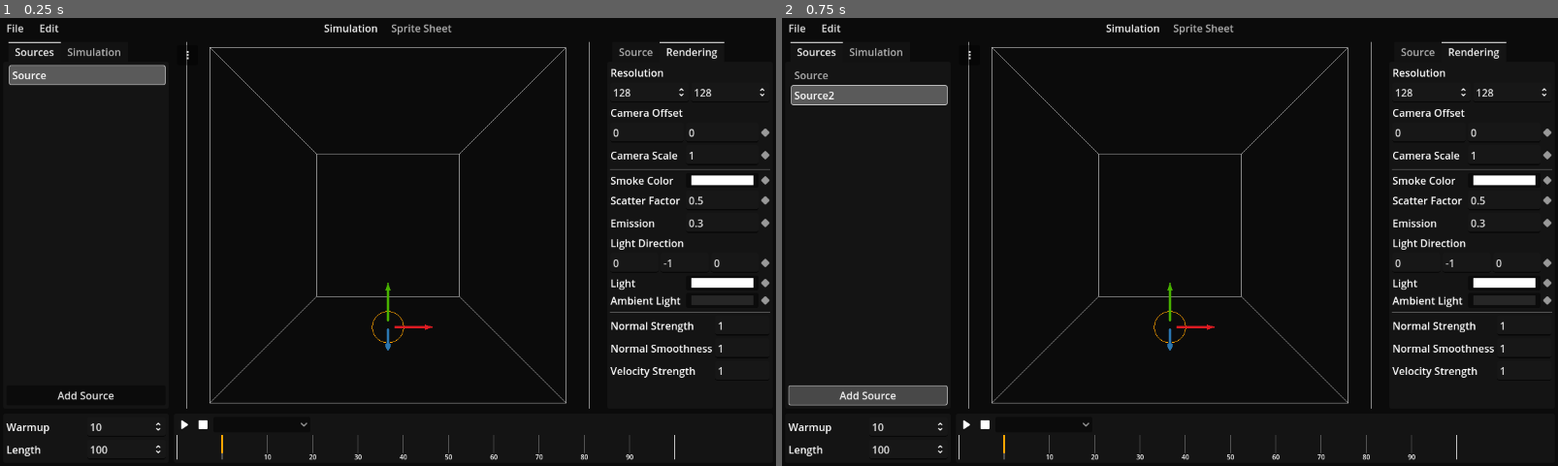
Above: before the commit, frames 1-2 (left to right).
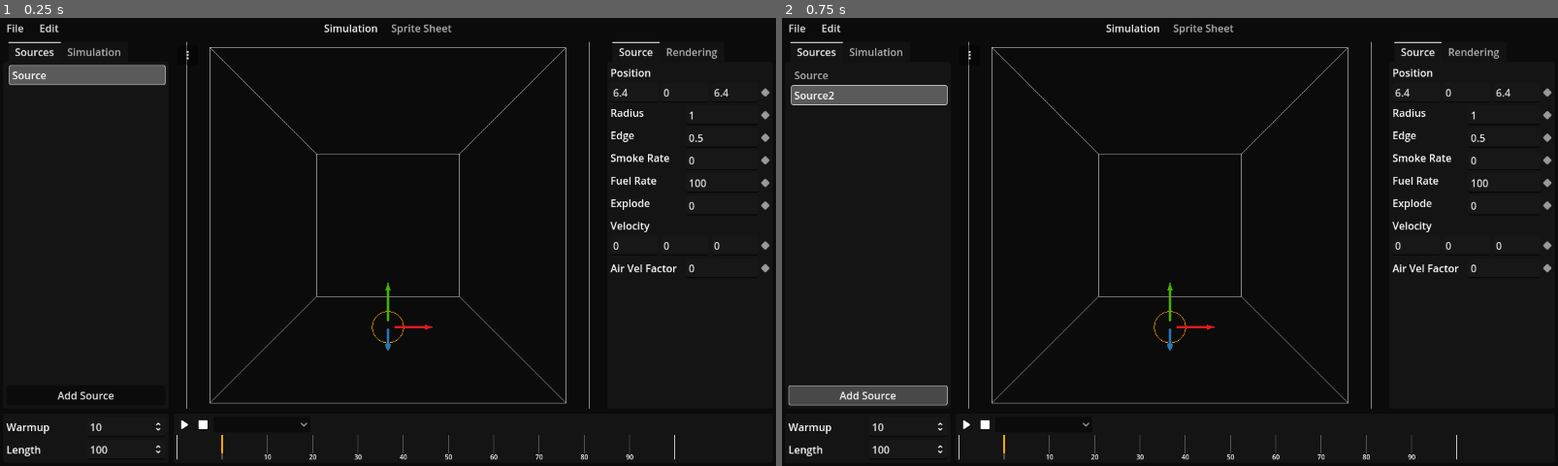
Above: after the commit, the same moments.

Repository: krokoschlange/Inferno3D
Game: Godot game, scene res://editor/main_editor.tscn
Same seed, same stepped clock (60 frames per second), same inputs: the game is played once before the commit and once after it.
Inputs:
- Up to frame 1 (0.25 s): no input
- Up to frame 2 (0.75 s): click "Add Source" at 0.5 s

The runs differ from the first frame. In frame 1, 2.4% of the frame differs, in the area x 78-100%, y 5-81%; in frame 2, 2.4%.
Error in both runs: Cannot call method 'sampler_create' on a null value. (res://simulation/fluids.gd:239)

Commit message:
add animations to save files

Diff:
--- a/editor/file_io.gd
+++ b/editor/file_io.gd
@@ -74,8 +74,8 @@
 		file.set_value(section, "property", anim.property)
 		file.set_value(section, "name", anim.name)
 		file.set_value(section, "mode", anim.mode)
-		var frames := PackedFloat32Array()
-		var values := Array()
+		var frames := PackedInt32Array()
+		var values: Array[Variant] = []
 		for kf: PropertyAnimation.Keyframe in anim.keyframes:
 			frames.append(kf.frame)
 			values.append(kf.value)
@@ -157,14 +157,33 @@
 	section = "Animation" + str(anim_idx)
 	while file.has_section(section):
 		var obj: Variant
-		var obj_type: String = file.get_value(section, "object_type", "")
+		var obj_type := file.get_value(section, "object_type", "") as String
 		if obj_type == "source":
-			var obj_name: String = file.get_value(section, "object", "")
+			var obj_name := file.get_value(section, "object", "") as String
 			if not smoke_sim.has_node(obj_name):
 				continue
 			obj = smoke_sim.get_node(obj_name)
-		#var
-		#AnimationHandler.add_keyframe_at(obj, , , , )
+		elif obj_type == "simulation":
+			obj = smoke_sim
+		elif obj_type == "viewport":
+			obj = render_scene_vp
+		var property := file.get_value(section, "property", "") as String
+		var anim_name := file.get_value(section, "name", "Unknown") as String
+		var mode := file.get_value(section, "mode", PropertyAnimation.InterpolationMode.LINEAR) as PropertyAnimation.InterpolationMode
+
+		var frames := file.get_value(section, "frames", PackedInt32Array()) as PackedInt32Array
+		var values := file.get_value(section, "values", []) as Array[Variant]
+
+		if not obj or property == "":
+			continue
+
+		for idx: int in frames.size():
+			if idx >= values.size():
+				break
+			AnimationHandler.add_keyframe_at(obj, property, frames[idx], values[idx], anim_name)
+
+		anim_idx += 1
+		section = "Animation" + str(anim_idx)
 
 	last_file_path = filename
 
--- a/editor/keyframe_button.gd
+++ b/editor/keyframe_button.gd
@@ -29,6 +29,8 @@
 func update() -> void:
 	if animation and update_signal and update_signal.is_connected(update_func):
 		update_signal.disconnect(update_func)
+	if not object or not property:
+		return
 	animation = AnimationHandler.get_animation(object, property)
 	if not animation:
 		set_pressed_no_signal(false)
--- a/editor/main_editor.tscn
+++ b/editor/main_editor.tscn
@@ -271,6 +271,7 @@
 metadata/_tab_index = 1
 
 [node name="Simulation" type="VBoxContainer" parent="MarginContainer/TabContainer/Simulation/Simulation/TabContainer/Simulation"]
+visible = false
 layout_mode = 2
 script = ExtResource("1_ewj4c")
 
@@ -557,10 +558,9 @@
 
 [node name="TabContainer" type="TabContainer" parent="MarginContainer/TabContainer/Simulation/Simulation/HSplitContainer"]
 layout_mode = 2
-current_tab = 1
+current_tab = 0
 
 [node name="Source" type="MarginContainer" parent="MarginContainer/TabContainer/Simulation/Simulation/HSplitContainer/TabContainer"]
-visible = false
 layout_mode = 2
 theme_override_constants/margin_left = 5
 theme_override_constants/margin_top = 5
@@ -757,6 +757,7 @@
 active_texture = ExtResource("7_m5c0e")
 
 [node name="Rendering" type="MarginContainer" parent="MarginContainer/TabContainer/Simulation/Simulation/HSplitContainer/TabContainer"]
+visible = false
 layout_mode = 2
 theme_override_constants/margin_left = 5
 theme_override_constants/margin_top = 5
--- a/editor/source_settings.gd
+++ b/editor/source_settings.gd
@@ -33,7 +33,7 @@
 	pass
 
 func update_ui() -> void:
-	if size_editor and source:
+	if source:
 		show()
 		position_editor.set_value_no_signal(source.position)
 		size_editor.set_value_no_signal(source.radius)
--- a/editor/sources_list.gd
+++ b/editor/sources_list.gd
@@ -60,6 +60,7 @@
 	sources.clear()
 	clear()
 	selection.clear()
+	source_settings.source = null
 	var root: TreeItem = create_item()
 	for child in smoke_sim.get_children():
 		if child is SmokeSource:
